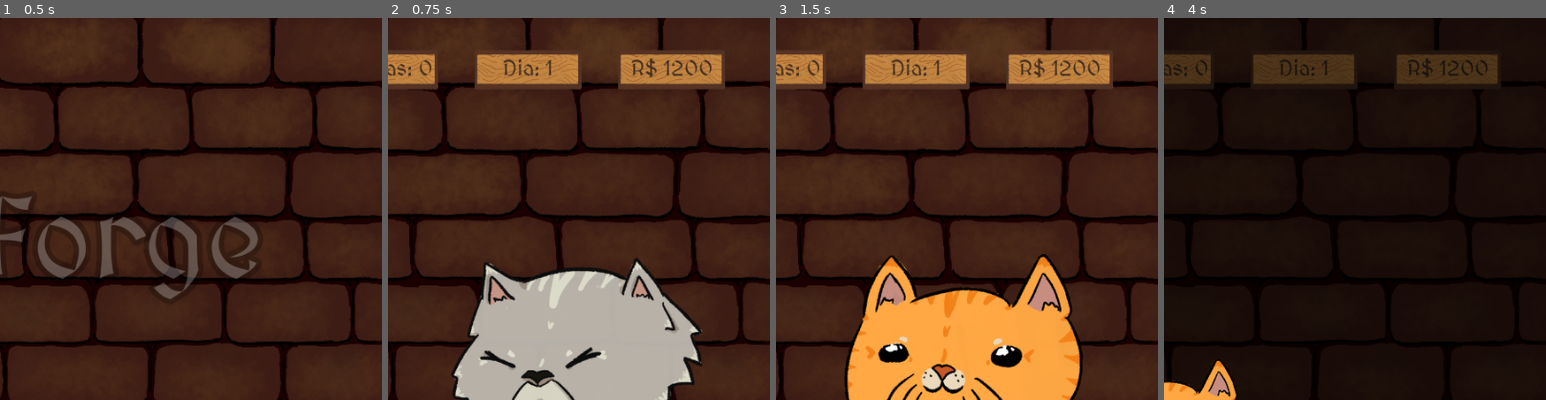
Above: before the commit, frames 1-4 (left to right).
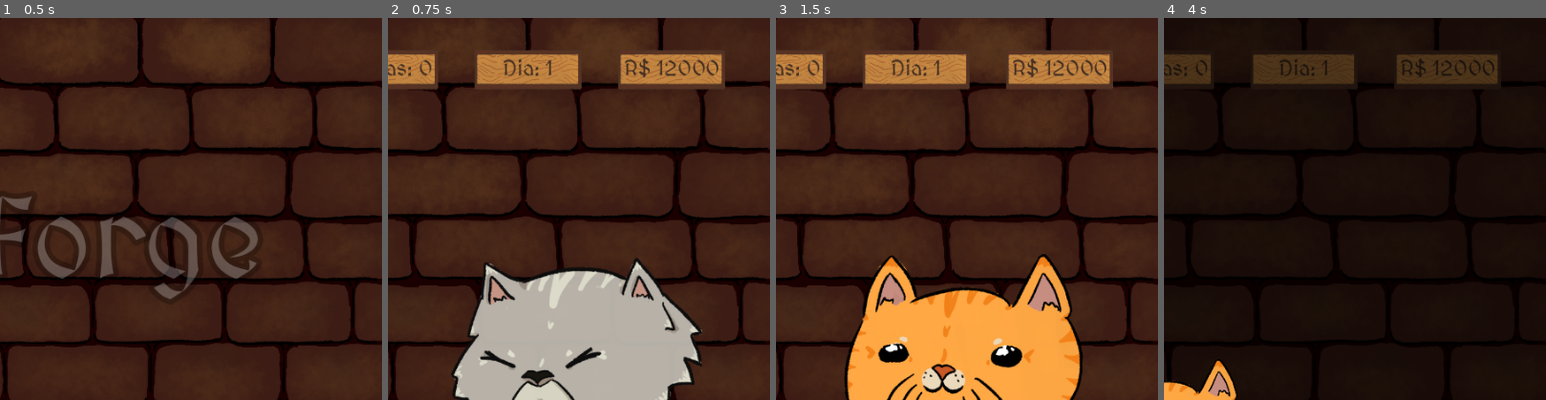
Above: after the commit, the same moments.

Repository: VitaumOS/Jogo_IC-Godot
Game: Godot game, scene res://scene/Telainicial.tscn
Two runs of this game, one before a commit and one after it. Both use one fixed random seed, a clock stepped at 60 frames per second and the inputs below.
Inputs (mouse positions are % of the whole screen's width and height, from its top left):
- Up to frame 1 (0.5 s): no input
- Up to frame 2 (0.75 s): click "Iniciar Jogo" at 0.5 s
- Up to frame 3 (1.5 s): tap Enter (ui_accept) at 1.25 s; move the mouse to (72, 45) at 1.27 s; click (72, 45) at 1.42 s
- Up to frame 4 (4 s): tap Enter (ui_accept) at 1.52, 2, 2.27, 2.75, 3.5, 3.77 s; move the mouse to (30, 55) at 2.02 s; click (30, 55) at 2.17 s; move the mouse to (60, 28) at 2.77 s; click (60, 28) at 2.92 s; move the mouse to (45, 70) at 3.52 s; click (45, 70) at 3.67 s
The pictures show only the part of the screen within x 50-100%, y 0-50%; the shares and areas given below are measured in that part.

Frame 1 is identical in both runs. In frame 2, 0.6% of the frame differs, in the area x 62-87%, y 10-16%; in frame 3, 0.6%; in frame 4, 0.4%.

Commit message:
maca adicionada, escudo removido da UI

Diff:
--- a/PythonFiles/pulp_solution.json
+++ b/PythonFiles/pulp_solution.json
@@ -1,12 +1,11 @@
 {
     "status": "Optimal",
-    "chapas_usadas": 14,
+    "chapas_usadas": 10,
     "solucao": [
-        3,
+        1,
         0,
-        9,
         0,
-        2,
-        0
+        4,
+        5
     ]
 }
--- a/script/global.gd
+++ b/script/global.gd
@@ -2,7 +2,7 @@
 
 const CUSTO_DIARIO = 200
 const DIA_FINAL: int = 7
-const DINHEIRO_INICIAL: int = 1200
+const DINHEIRO_INICIAL: int = 12000
 
 var tamanho_container: float = 500.0
 var dia_atual: int = 1
@@ -33,7 +33,7 @@
 	{"nome": "Espada M", "largura": 87.0, "caminho_textura": "res://Sprite/Esp_Larg-novo.png"},
 	{"nome": "Espada G", "largura": 123.0, "caminho_textura": "res://Sprite/Esp_Grande-novo.png"},
 	{"nome": "Machado", "largura": 89.0, "caminho_textura": "res://Sprite/machado-novo.png"},
-	{"nome": "Escudo", "largura": 67.0, "caminho_textura": "res://Sprite/escudo_larg-novo.png"},
+	{"nome": "Maça", "largura": 89.0, "caminho_textura": "res://Sprite/maca.png"},
 	{"nome": "Lança", "largura": 211.0, "caminho_textura": "res://Sprite/lanca-novo.png"}
 ]
 
Binary file added: Sprite/maca.png
Not shown, added: Sprite/maca.png.import
Not shown, removed: Sprite/Esp_Grande-novo.png~
Not shown, removed: Sprite/machado-novo.png~
